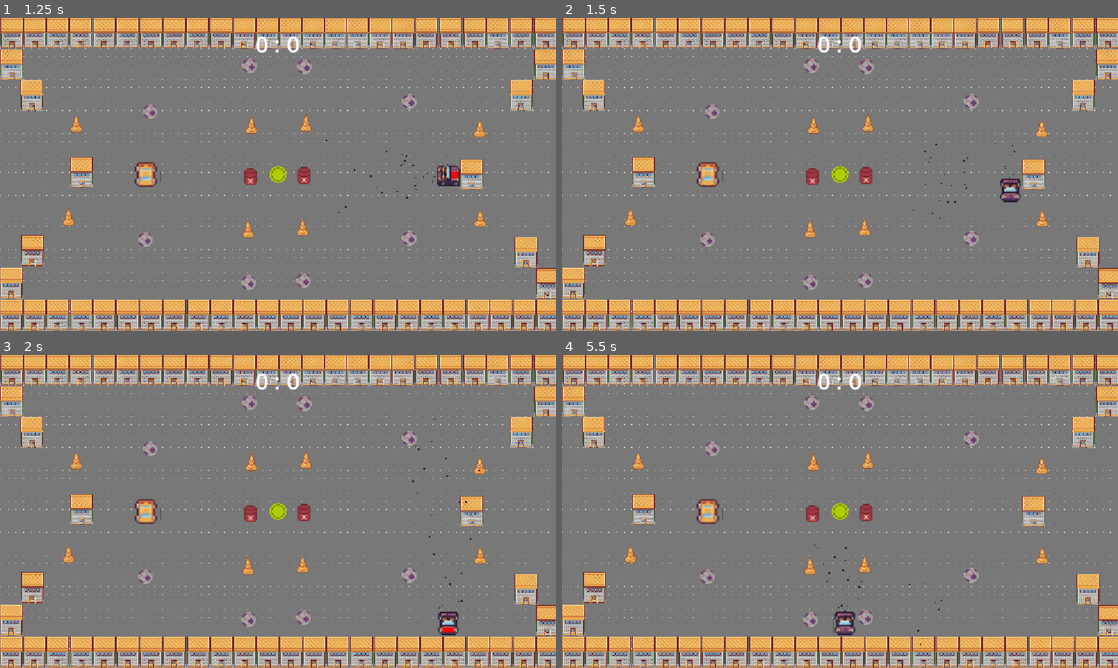
Above: before the commit, frames 1-4 (two rows, left to right).
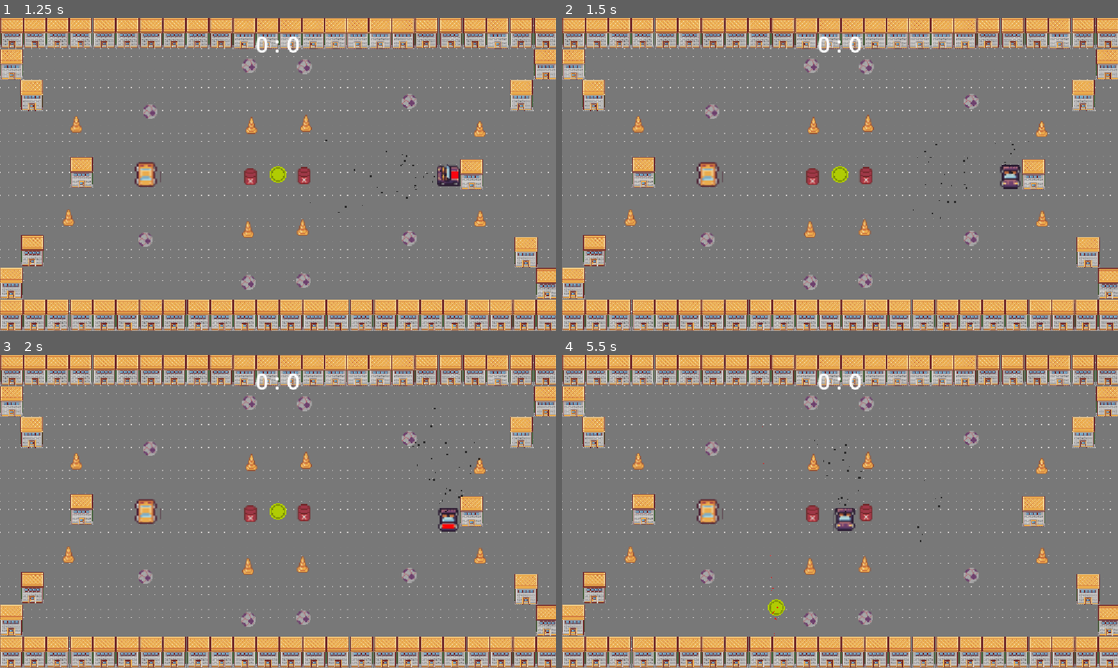
Above: after the commit, the same moments.

Repository: hudayiarici/street_hockey_godot
Game: Godot game, scene res://scenes/main.tscn
Same seed, same stepped clock (60 frames per second), same inputs: the game is played once before the commit and once after it.
Inputs:
- Up to frame 1 (1.25 s): tap Enter at 0.5 s; hold Right (ui_right) from 0.53 s (still down); tap E (KEY_E) at 0.6 s
- Up to frame 2 (1.5 s): release Right (ui_right) at 1.28 s; hold Down (ui_down) from 1.28 s (still down); tap E (KEY_E) at 1.35 s
- Up to frame 3 (2 s): keep holding Down (ui_down)
- Up to frame 4 (5.5 s): release Down (ui_down) at 2.03 s; hold Right (ui_right) 2.03-2.78 s; tap E (KEY_E) every 0.75 s from 2.1 to 5.1 s; hold Up (ui_up) 2.78-3.53 s; hold Left (ui_left) 3.53-5.03 s; hold Down (ui_down) from 5.03 s (still down)

Frame 1 is identical in both runs. In frame 2, 0.4% of the frame differs, in the area x 78-83%, y 40-59%; in frame 3, 0.6%; in frame 4, 0.8%, in the area x 36-69%, y 22-93%.

Commit message:
iyileştirmeler yapıldı

Diff:
--- a/project.godot
+++ b/project.godot
@@ -17,11 +17,8 @@
 
 [display]
 
-window/size/viewport_width=1152
-window/size/viewport_height=648
 window/size/mode="exclusive_fullscreen"
 window/stretch/mode="canvas_items"
-window/stretch/aspect="keep"
 
 [input]
 
--- a/scenes/boost.tscn
+++ b/scenes/boost.tscn
@@ -4,7 +4,7 @@
 [ext_resource type="Texture2D" uid="uid://cblj7hg5lkbjm" path="res://sprites/Obstacles3.png" id="2_tex"]
 
 [sub_resource type="CircleShape2D" id="CircleShape2D_s34y7"]
-radius = 57.035076
+radius = 17.262676
 
 [node name="BoostPad" type="Area2D"]
 script = ExtResource("1_script")
--- a/scenes/cone.tscn
+++ b/scenes/cone.tscn
@@ -4,8 +4,8 @@
 [ext_resource type="Texture2D" uid="uid://coq1ylx1b1rjj" path="res://sprites/Obstacles2.png" id="2_1pvhk"]
 
 [sub_resource type="CapsuleShape2D" id="CapsuleShape2D_1pvhk"]
-radius = 57.0
-height = 114.0
+radius = 12.0
+height = 38.0
 
 [node name="Cone" type="Area2D"]
 script = ExtResource("1_script")
--- a/scenes/oil.tscn
+++ b/scenes/oil.tscn
@@ -4,8 +4,8 @@
 [ext_resource type="Texture2D" uid="uid://c20a1foqge830" path="res://sprites/Obstacles1.png" id="2_vcmh2"]
 
 [sub_resource type="CapsuleShape2D" id="CapsuleShape2D_vcmh2"]
-radius = 58.0
-height = 116.0
+radius = 36.0
+height = 78.0
 
 [node name="OilSpill" type="Area2D"]
 script = ExtResource("1_script")
--- a/scripts/boost.gd
+++ b/scripts/boost.gd
@@ -1,6 +1,7 @@
 extends Area2D
 
-@export var speed_modifier: float = 2.0 # 2 kat hız
+@export var speed_modifier: float = 3.0
+@export var effect_duration: float = 3.0
 
 func _ready():
 	connect("body_entered", _on_body_entered)
@@ -14,4 +15,4 @@
 func _on_body_exited(body):
 	if body.has_method("remove_speed_modifier"):
 		print("Taxi boost ended.")
-		body.remove_speed_modifier()
+		body.remove_speed_modifier(effect_duration)
--- a/scripts/cone.gd
+++ b/scripts/cone.gd
@@ -1,6 +1,7 @@
 extends Area2D
 
-@export var speed_modifier: float = 0.5 # Hızı %50'ye düşür
+@export var speed_modifier: float = 0.25
+@export var effect_duration: float = 3.0
 
 func _ready():
 	connect("body_entered", _on_body_entered)
@@ -14,4 +15,4 @@
 func _on_body_exited(body):
 	if body.has_method("remove_speed_modifier"):
 		print("Taxi exited slow zone!")
-		body.remove_speed_modifier()
+		body.remove_speed_modifier(effect_duration)
--- a/scripts/oil.gd
+++ b/scripts/oil.gd
@@ -1,6 +1,7 @@
 extends Area2D
 
-@export var traction_modifier: float = 0.50 # %10 tutuş (çok kaygan)
+@export var traction_modifier: float = 0.1
+@export var effect_duration: float = 1.0
 
 func _ready():
 	connect("body_entered", _on_body_entered)
@@ -14,4 +15,4 @@
 func _on_body_exited(body):
 	if body.has_method("remove_traction_modifier"):
 		print("Taxi exited oil.")
-		body.remove_traction_modifier()
+		body.remove_traction_modifier(effect_duration)
--- a/scripts/puck.gd
+++ b/scripts/puck.gd
@@ -19,7 +19,7 @@
 func _ready():
 	contact_monitor = true
 	max_contacts_reported = 10
-	linear_damp = 0.5
+	linear_damp = 0.1
 	print("Puck ready! Mass: ", mass)
 
 	score_cooldown_timer = Timer.new()
--- a/scripts/taxi.gd
+++ b/scripts/taxi.gd
@@ -17,16 +17,45 @@
 @onready var animated_sprite = $AnimatedSprite2D
 @onready var exhaust_particles = $GPUParticles2D
 
+var speed_reset_timer: Timer
+var traction_reset_timer: Timer
+const EFFECT_DURATION = 5.0
+
+func _ready():
+	# Setup Speed Reset Timer
+	speed_reset_timer = Timer.new()
+	speed_reset_timer.wait_time = EFFECT_DURATION
+	speed_reset_timer.one_shot = true
+	speed_reset_timer.timeout.connect(_on_speed_reset_timeout)
+	add_child(speed_reset_timer)
+
+	# Setup Traction Reset Timer
+	traction_reset_timer = Timer.new()
+	traction_reset_timer.wait_time = EFFECT_DURATION
+	traction_reset_timer.one_shot = true
+	traction_reset_timer.timeout.connect(_on_traction_reset_timeout)
+	add_child(traction_reset_timer)
+
 func apply_speed_modifier(modifier: float):
+	speed_reset_timer.stop() # Cancel reset if we enter a new zone
 	current_max_speed = MAX_SPEED * modifier
 
-func remove_speed_modifier():
+func remove_speed_modifier(duration: float = 1.0):
+	speed_reset_timer.wait_time = duration
+	speed_reset_timer.start() # Start cooldown to reset
+
+func _on_speed_reset_timeout():
 	current_max_speed = MAX_SPEED
 
 func apply_traction_modifier(modifier: float):
+	traction_reset_timer.stop() # Cancel reset if we enter a new zone
 	current_acceleration = ACCELERATION * modifier
 
-func remove_traction_modifier():
+func remove_traction_modifier(duration: float = 1.0):
+	traction_reset_timer.wait_time = duration
+	traction_reset_timer.start() # Start cooldown to reset
+
+func _on_traction_reset_timeout():
 	current_acceleration = ACCELERATION
 
 func _physics_process(delta):
@@ -60,12 +89,21 @@
 
 	move_and_slide()
 
+	# Handle Screen Bounds (Clamping) and Reset Velocity on Impact
+	var target_x = position.x
 	if player_id == 1:
-		position.x = clamp(position.x, MARGIN, CENTER_X - 10)
+		target_x = clamp(position.x, MARGIN, CENTER_X - 10)
 	else:
-		position.x = clamp(position.x, CENTER_X + 10, SCREEN_WIDTH - MARGIN)
+		target_x = clamp(position.x, CENTER_X + 10, SCREEN_WIDTH - MARGIN)
 
-	position.y = clamp(position.y, MARGIN, SCREEN_HEIGHT - MARGIN)
+	if position.x != target_x:
+		position.x = target_x
+		velocity.x = 0 # Hit the wall, stop horizontal movement
+
+	var target_y = clamp(position.y, MARGIN, SCREEN_HEIGHT - MARGIN)
+	if position.y != target_y:
+		position.y = target_y
+		velocity.y = 0 # Hit the wall, stop vertical movement
 
 	for i in get_slide_collision_count():
 		var collision = get_slide_collision(i)
@@ -78,6 +116,9 @@
 				var hit_direction = (puck.global_position - global_position).normalized()
 				puck.linear_velocity = hit_direction * puck.MAX_SPEED
 				print("Puck hit! New velocity set.")
+		else:
+			# Hit a wall/house/obstacle -> Stop completely
+			velocity = Vector2.ZERO
 
 func update_animation(direction: Vector2):
 	if not animated_sprite:
Not shown, changed: .DS_Store
Not shown, changed: README.md
Not shown, changed: README_TR.md
